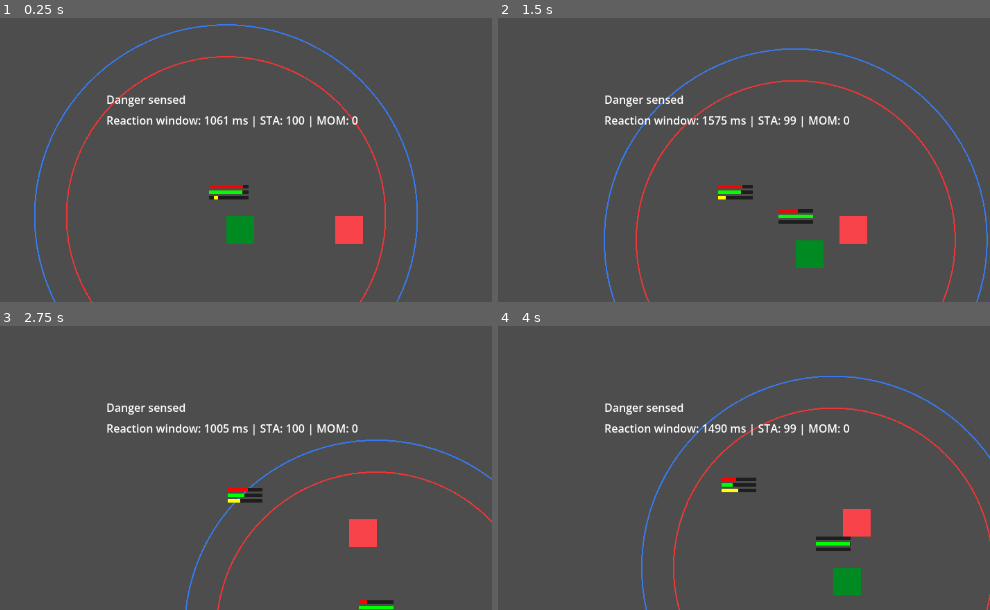
Above: before the commit, frames 1-4 (two rows, left to right).
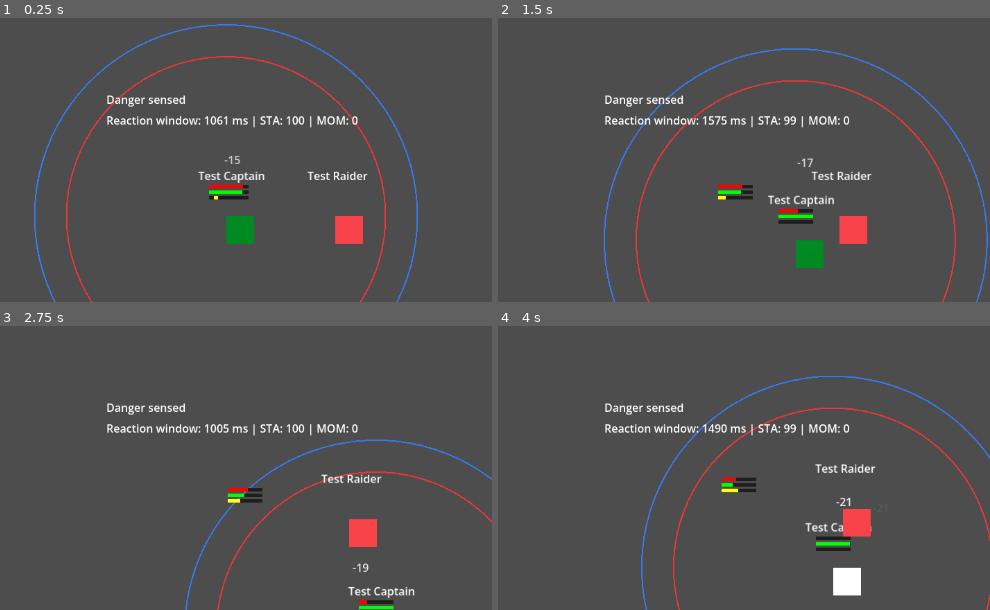
Above: after the commit, the same moments.

Repository: YungQuis290/a-true-story
Game: Godot game, scene res://scenes/prototypes/PrototypeCombat.tscn
The game is run twice, just before and just after one commit, with the same random seed, the same clock (stepped at 60 frames per second) and the same inputs. The project has no main scene, so this scene is started directly.
Inputs:
- Up to frame 1 (0.25 s): no input
- Up to frame 2 (1.5 s): tap Enter (ui_accept) at 0.5 s; hold Right (ui_right) 0.53-1.28 s; hold Enter (ui_accept) 0.53-1.28 s; hold Down (ui_down) from 1.28 s (still down); tap Shift at 1.35 s
- Up to frame 3 (2.75 s): tap Enter (ui_accept) at 1.52, 1.55, 1.82 s; release Down (ui_down) at 2.03 s; hold Right (ui_right) from 2.03 s (still down); hold Enter (ui_accept) from 2.03 s (still down)
- Up to frame 4 (4 s): release Right (ui_right) at 2.78 s; release Enter (ui_accept) at 2.78 s; hold Up (ui_up) 2.78-3.53 s; tap Shift at 2.85 s; tap Enter (ui_accept) at 3.02, 3.05, 3.32 s; hold Left (ui_left) from 3.53 s (still down); hold Enter (ui_accept) from 3.53 s (still down)

The runs differ from the first frame. In frame 1, 0.5% of the frame differs, in the area x 40-75%, y 48-59%; in frame 2, 0.5%; in frame 3, 0.5%; in frame 4, 1.0%, in the area x 62-77%, y 48-96%.

Commit message:
Add nameplates hit flash and floating damage text

Diff:
--- a/scenes/prototypes/PrototypeCombat.tscn
+++ b/scenes/prototypes/PrototypeCombat.tscn
@@ -5,6 +5,8 @@
 [ext_resource type="Script" uid="uid://dunjb1myiw58r" path="res://scripts/combat/SensorRings.gd" id="3_65v4s"]
 [ext_resource type="Script" uid="uid://cnw3sf5l5ns1n" path="res://scripts/combat/ActorBars.gd" id="4_1f4oj"]
 [ext_resource type="Script" uid="uid://d27g4gk1ac105" path="res://scripts/combat/BasicNpcAI.gd" id="5_56tm4"]
+[ext_resource type="Script" uid="uid://bjb1hdyyga8em" path="res://scripts/combat/ActorNameplate.gd" id="5_dy5ip"]
+[ext_resource type="Script" uid="uid://gractgi8sfq7" path="res://scripts/combat/HitFlash.gd" id="6_cljqm"]
 
 [sub_resource type="RectangleShape2D" id="RectangleShape2D_scra0"]
 
@@ -30,6 +32,14 @@
 [node name="StatusBars" type="Node2D" parent="Player" unique_id=159283848]
 script = ExtResource("4_1f4oj")
 
+[node name="NamePlate" type="Label" parent="Player" unique_id=1497337379]
+offset_right = 40.0
+offset_bottom = 23.0
+script = ExtResource("5_dy5ip")
+
+[node name="HitFlash" type="Node" parent="Player" unique_id=1867536896]
+script = ExtResource("6_cljqm")
+
 [node name="TestNPC" type="CharacterBody2D" parent="." unique_id=1434331846]
 position = Vector2(350, 200)
 script = ExtResource("1_scra0")
@@ -50,4 +60,13 @@
 [node name="BasicNpcAI" type="Node" parent="TestNPC" unique_id=72132404]
 script = ExtResource("5_56tm4")
 
+[node name="NamePlate2" type="Label" parent="TestNPC" unique_id=557414960]
+offset_left = -150.0
+offset_right = -110.0
+offset_bottom = 23.0
+script = ExtResource("5_dy5ip")
+
+[node name="HitFlash2" type="Node" parent="TestNPC" unique_id=65789515]
+script = ExtResource("6_cljqm")
+
 [node name="Camera2D" type="Camera2D" parent="." unique_id=551928606]
--- /dev/null
+++ b/scripts/combat/ActorNameplate.gd
@@ -0,0 +1,15 @@
+extends Label
+class_name ActorNameplate
+
+# This label should be a child of a CombatActor.
+@onready var actor: CombatActor = get_parent() as CombatActor
+
+func _process(_delta: float) -> void:
+	if actor == null:
+		return
+
+	# Always show the actor's current name above their head.
+	text = actor.actor_name
+
+	# Keep the label positioned above the character body.
+	position = Vector2(-40, -70)
--- a/scripts/combat/CombatActor.gd
+++ b/scripts/combat/CombatActor.gd
@@ -137,6 +137,7 @@
 
 	if net > 0.0:
 		target.health -= net
+		target.show_hit_feedback(net)
 
 		# Successful hit gives attacker momentum.
 		momentum = min(100.0, momentum + 12.0)
@@ -189,3 +190,18 @@
 
 	print(actor_name, " dashed.")
 	print(actor_name, " Stamina: ", stamina)
+
+func show_hit_feedback(damage_amount: float) -> void:
+	# Play hit flash if this actor has a HitFlash child.
+	if has_node("HitFlash"):
+		var hit_flash: HitFlash = get_node("HitFlash") as HitFlash
+		hit_flash.play_flash()
+
+	# Create floating damage text.
+	var floating_text: FloatingText = FloatingText.new()
+	get_tree().current_scene.add_child(floating_text)
+
+	floating_text.setup(
+		"-" + str(int(damage_amount)),
+		global_position + Vector2(-10, -85)
+	)
--- /dev/null
+++ b/scripts/combat/FloatingText.gd
@@ -0,0 +1,24 @@
+extends Label
+class_name FloatingText
+
+# How fast the text moves upward.
+var float_speed: float = 35.0
+
+# How long the text stays alive.
+var lifetime: float = 0.8
+
+func setup(message: String, start_position: Vector2) -> void:
+	text = message
+	global_position = start_position
+
+func _process(delta: float) -> void:
+	# Move upward.
+	position.y -= float_speed * delta
+
+	# Fade out over time.
+	lifetime -= delta
+	modulate.a = clamp(lifetime / 0.8, 0.0, 1.0)
+
+	# Remove when finished.
+	if lifetime <= 0.0:
+		queue_free()
--- /dev/null
+++ b/scripts/combat/HitFlash.gd
@@ -0,0 +1,30 @@
+extends Node
+class_name HitFlash
+
+# This should be a child of a CombatActor.
+@onready var actor: CombatActor = get_parent() as CombatActor
+
+# We will flash the actor's ColorRect.
+@onready var body_rect: ColorRect = actor.get_node("ColorRect") as ColorRect
+
+var original_color: Color
+var flash_timer: float = 0.0
+var flash_duration: float = 0.12
+
+func _ready() -> void:
+	if body_rect != null:
+		original_color = body_rect.color
+
+func _process(delta: float) -> void:
+	if flash_timer > 0.0:
+		flash_timer -= delta
+
+		if body_rect != null:
+			body_rect.color = Color.WHITE
+
+		if flash_timer <= 0.0 and body_rect != null:
+			body_rect.color = original_color
+
+func play_flash() -> void:
+	# Called when the actor gets hit.
+	flash_timer = flash_duration
Not shown, added: scripts/combat/ActorNameplate.gd.uid
Not shown, added: scripts/combat/FloatingText.gd.uid
Not shown, added: scripts/combat/HitFlash.gd.uid
